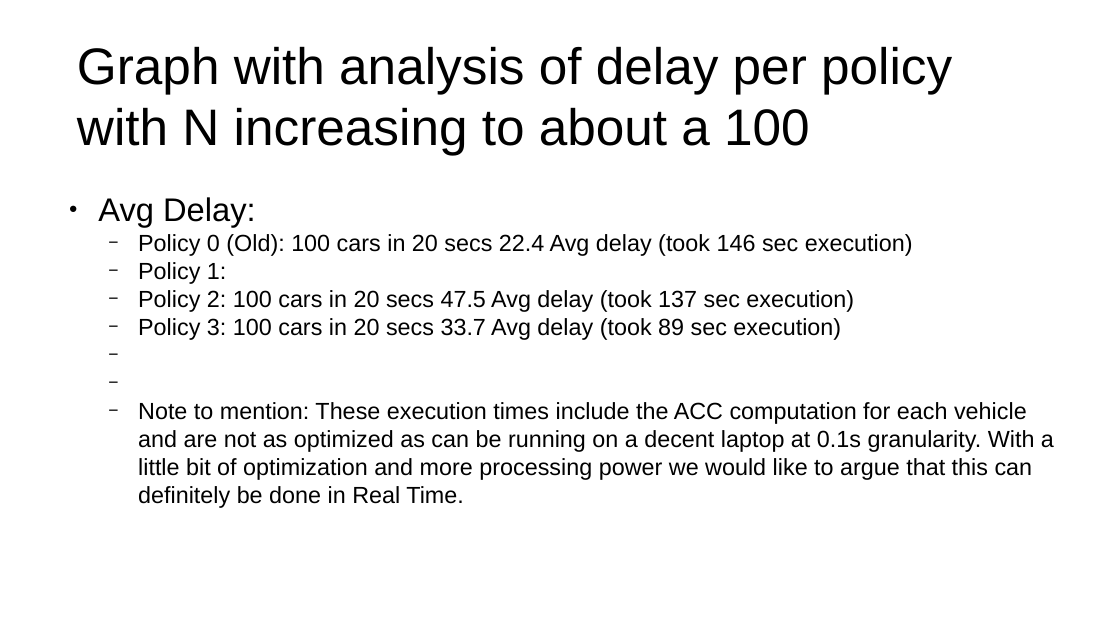
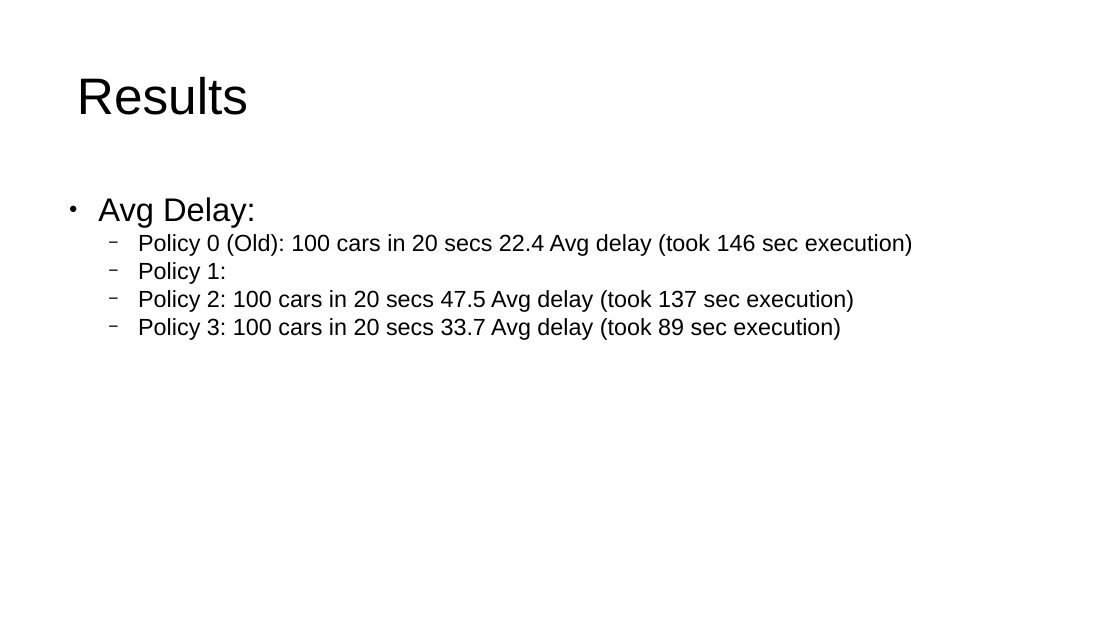
Before and after one commit to adfayed/aim_ros, a slide deck: slide 7 of Final Project Presentation.odp. Drawn at 1120x630 pixels with LibreOffice and Linux fonts; fonts in the diff are those of the drawing. Boxes give left, top, right and bottom in pixels: in the first picture for what was removed or moved away, otherwise in the second. Text is boxed around its words. In the diff, an @@ line names an element or a change of style, - is before the commit and + after.

```diff
--- a/Final Project Presentation.odp
+++ b/Final Project Presentation.odp
@@ text at <box>77,76,248,115</box>: text changed @@
-Graph with analysis of delay per policy with N increasing to about a 100
+Results
@@ text at <box>138,402,1054,508</box>: paragraph removed @@
-  − Note to mention: These execution times include the ACC computation for each vehicle and are not as optimized as can be running on a decent laptop at 0.1s granularity. With a little bit of optimization and more processing power we would like to argue that this can definitely be done in Real Time.
```
Also in this commit, not shown: 3 other slides changed, 1 other file.
